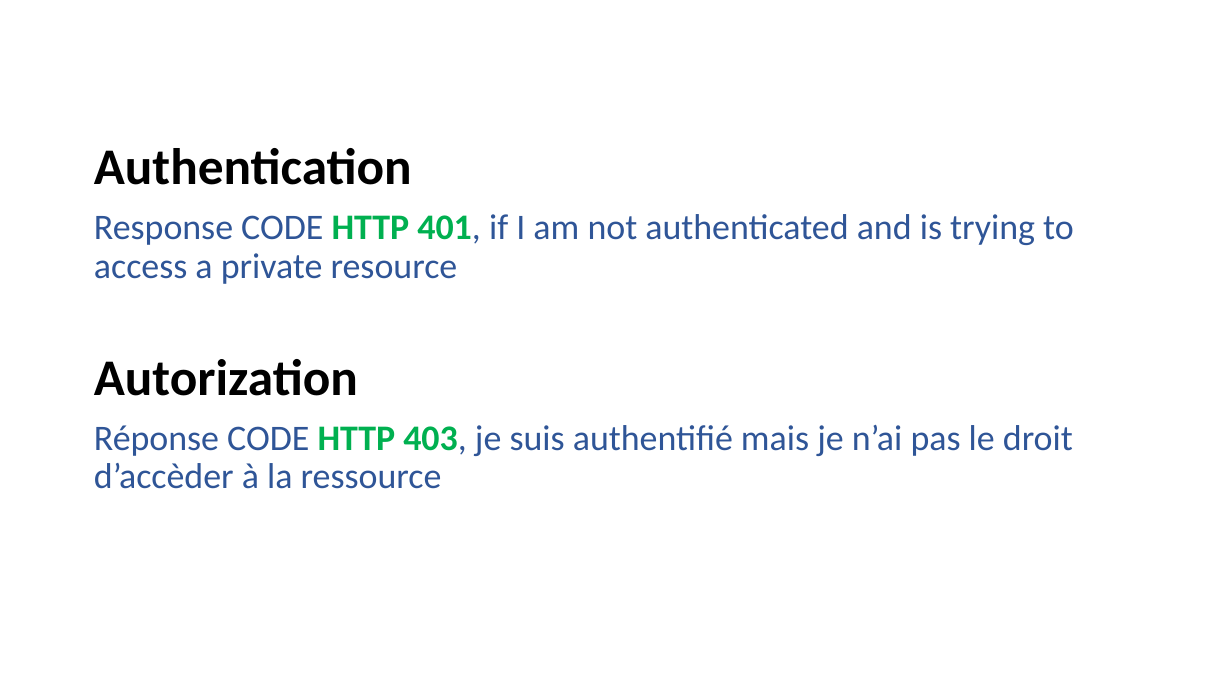
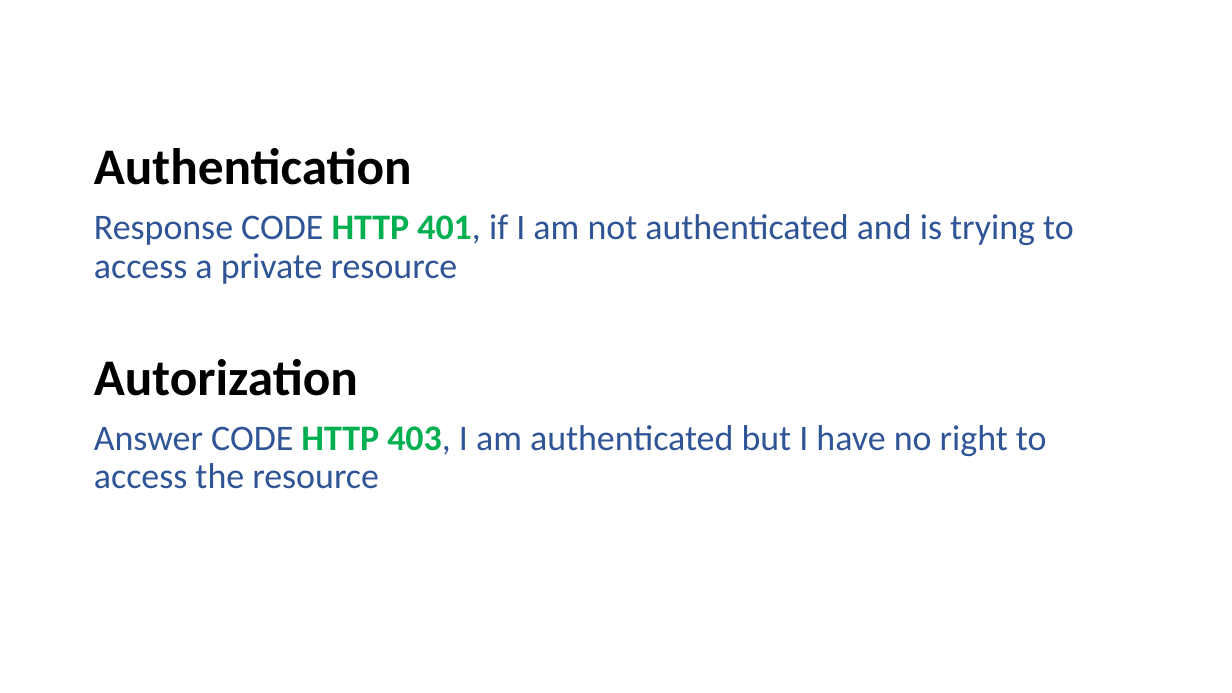
Before and after one commit to guillaume-chervet/course.rest, a slide deck: slide 6 of documentations/OIDC english.pptx (slide 5 before the commit). Drawn at 1232x693 pixels with LibreOffice and Linux fonts; fonts in the diff are those of the drawing. Boxes give left, top, right and bottom in pixels: in the first picture for what was removed or moved away, otherwise in the second. Text is boxed around its words. In the diff, an @@ line names an element or a change of style, - is before the commit and + after.

```diff
--- a/documentations/OIDC english.pptx
+++ b/documentations/OIDC english.pptx
@@ text at (x1=94, y1=425, x2=1047, y2=489): text changed @@
-Réponse CODE HTTP 403, je suis authentifié mais je n’ai pas le droit d’accèder à la ressource
+Answer CODE HTTP 403, I am authenticated but I have no right to access the resource
```
Also in this commit, not shown: 7 other slides changed, 15 slides added, 4 slides removed.
